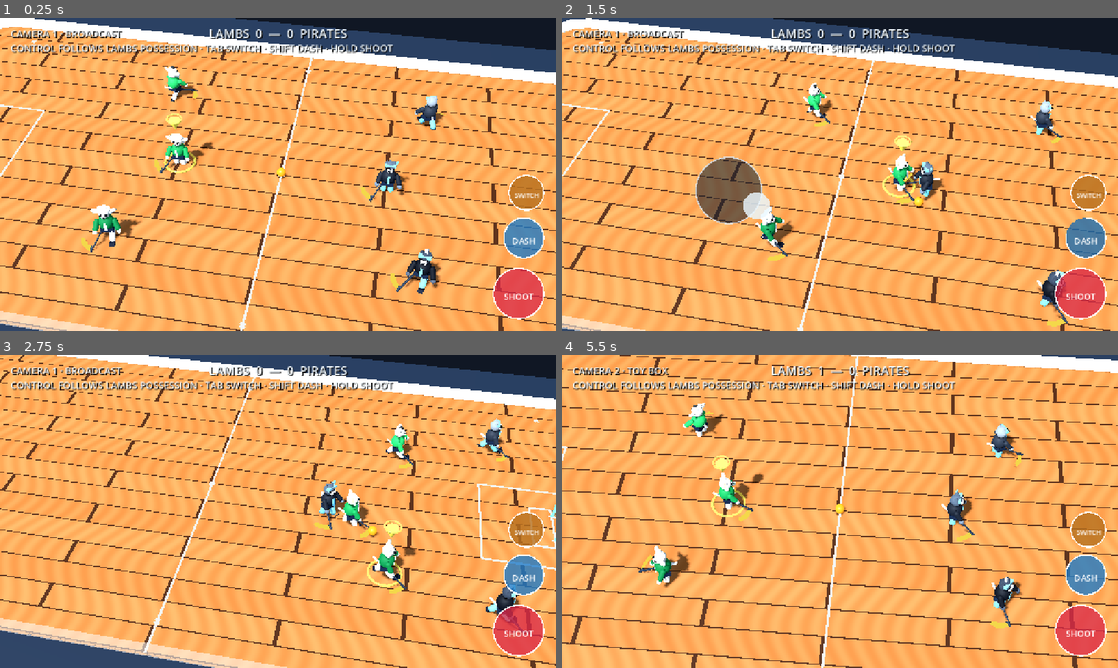
Above: before the commit, frames 1-4 (two rows, left to right).
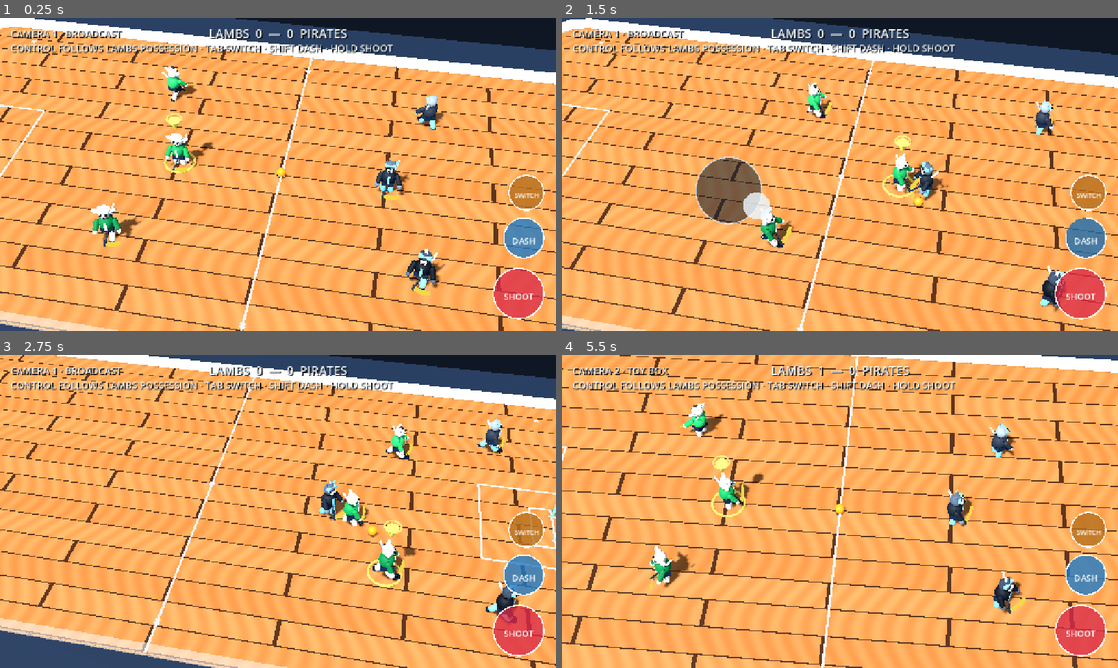
Above: after the commit, the same moments.

Repository: dylanwatsonsoftware/floorball-frenzy-3d
Game: Godot game, scene res://scenes/app/main.tscn
Same seed, same stepped clock (60 frames per second), same inputs: the game is played once before the commit and once after it.
Inputs (mouse positions are in pixels of both pictures, inside the frame that each line leads up to):
- Up to frame 1 (0.25 s): no input
- Up to frame 2 (1.5 s): tap Enter at 0.5 s; move the mouse to (962, 158) at 0.52 s; hold D (move_right) 0.53-1.25 s; tap Shift (dash) at 0.6 s; click (962, 158) at 0.67 s; drag from (728, 190) to (812, 237) at 1.27 s
- Up to frame 3 (2.75 s): move the mouse to (333, 442) at 2.02 s; hold D (move_right) from 2.03 s (still down); tap Backspace (switch_player) at 2.1 s
- Up to frame 4 (5.5 s): release D (move_right) at 2.75 s; drag from (812, 574) to (673, 464) at 2.77 s; move the mouse to (1006, 558) at 3.52 s; hold A (move_left) 3.53-4.25 s; tap 2 at 3.6 s; drag from (673, 464) to (756, 433) at 4.27 s; move the mouse to (867, 511) at 5.02 s; hold S (move_down) from 5.03 s (still down); tap Shift (dash) at 5.1 s; click (867, 511) at 5.17 s

The runs differ from the first frame. In frame 1, 0.7% of the frame differs, in the area x 14-81%, y 17-89%; in frame 2, 0.7%; in frame 3, 0.6%; in frame 4, 0.7%.

Commit message:
fix: orient floorball sticks upright and forward

Diff:
--- a/scripts/presentation/greybox_arena.gd
+++ b/scripts/presentation/greybox_arena.gd
@@ -578,8 +578,10 @@
 func _add_stick(parent: Node3D, color: Color) -> void:
 	var rig := Node3D.new()
 	rig.name = "StickRig"
-	rig.position = Vector3(-0.18, -0.18, 0.0)
-	rig.rotation_degrees = Vector3(25.0, -28.0, 5.0)
+	# The blade sits at the player's right-front foot while the grip rises across
+	# their body. The controller owns the Y rotation for slap animations.
+	rig.position = Vector3(0.18, 0.25, 0.0)
+	rig.rotation_degrees = Vector3(55.0, -28.0, 5.0)
 	parent.add_child(rig)
 
 	var shaft := MeshInstance3D.new()
@@ -631,9 +633,9 @@
 	var arrays := []
 	arrays.resize(ArrayMesh.ARRAY_MAX)
 	arrays[ArrayMesh.ARRAY_VERTEX] = PackedVector3Array([
-		Vector3(0.02, 0.0, 1.17), Vector3(-0.28, 0.0, 1.14),
-		Vector3(-0.58, 0.0, 1.02), Vector3(-0.79, 0.0, 0.82),
-		Vector3(-0.66, 0.0, 0.71), Vector3(-0.34, 0.0, 0.90),
+		Vector3(0.02, 0.0, 1.17), Vector3(0.28, 0.0, 1.14),
+		Vector3(0.58, 0.0, 1.02), Vector3(0.79, 0.0, 0.82),
+		Vector3(0.66, 0.0, 0.71), Vector3(0.34, 0.0, 0.90),
 		Vector3(0.02, 0.0, 1.00),
 	])
 	arrays[ArrayMesh.ARRAY_INDEX] = PackedInt32Array([0, 1, 6, 1, 5, 6, 1, 2, 5, 2, 4, 5, 2, 3, 4])
--- a/tests/floorball_stick_visual_test.gd
+++ b/tests/floorball_stick_visual_test.gd
@@ -23,6 +23,10 @@
 		if (shaft.mesh as CylinderMesh).height < 1.65:
 			fail("The floorball shaft must be visibly long enough to reach from the hands to the rink")
 			return
+		var shaft_axis: Vector3 = (rig.transform.basis * shaft.transform.basis.y).normalized()
+		if absf(shaft_axis.dot(Vector3.UP)) < 0.72:
+			fail("The floorball shaft must rise steeply from the grounded blade toward the player's hands; axis=%s" % shaft_axis)
+			return
 		var blade_parts := []
 		for child in rig.get_children():
 			if child.name.begins_with("Blade"):
@@ -33,6 +37,14 @@
 		var blade := rig.get_node("Blade") as MeshInstance3D
 		if not blade.mesh is ArrayMesh or (blade.mesh as ArrayMesh).get_surface_count() != 1:
 			fail("The floorball blade must use a single lightweight curved mesh")
+			return
+		var blade_center_in_actor: Vector3 = rig.transform * blade.get_aabb().get_center()
+		var grip_center_in_actor: Vector3 = rig.transform * grip.position
+		if blade_center_in_actor.x <= 0.15 or blade_center_in_actor.z <= 0.35:
+			fail("The blade must sit forward and on the player's right rather than trailing backwards; center=%s" % blade_center_in_actor)
+			return
+		if grip_center_in_actor.y <= blade_center_in_actor.y + 0.75:
+			fail("The grip must be visibly above the grounded blade; grip=%s blade=%s" % [grip_center_in_actor, blade_center_in_actor])
 			return
 		var blade_material := blade.material_override as StandardMaterial3D
 		if blade_material.albedo_color.get_luminance() < 0.55:
--- a/tests/greybox_scene_test.gd
+++ b/tests/greybox_scene_test.gd
@@ -114,7 +114,7 @@
 	opponent.position = Vector3(5.0, 0.75, 0.0)
 	opponent.velocity = Vector3.ZERO
 	var player_stick := scene.get_node("Arena/Player/StickRig") as Node3D
-	if player_stick.position.x >= 0.0 or player_stick.rotation.y >= -0.2:
+	if player_stick.position.x <= 0.0 or player_stick.rotation.y >= -0.2:
 		fail("The stick must angle across the body toward the player's right")
 		return
 	var dash_streak := scene.get_node("Arena/Player/DashStreak") as Node3D
@@ -174,7 +174,7 @@
 	var player_blade := scene.get_node("Arena/Player/StickRig/Blade") as MeshInstance3D
 	var blade_bounds := player_blade.get_aabb()
 	var blade_world_center := player_blade.to_global(blade_bounds.get_center())
-	if blade_bounds.end.z <= 0.5 or blade_bounds.position.x >= 0.0 or blade_world_center.y > 0.3:
+	if blade_bounds.end.z <= 0.5 or blade_bounds.end.x <= 0.0 or blade_world_center.y > 0.3:
 		fail("The stick blade must finish grounded, forward, and to the player's right")
 		return
 	if not player.has_method("set_stick_slap_angle"):
